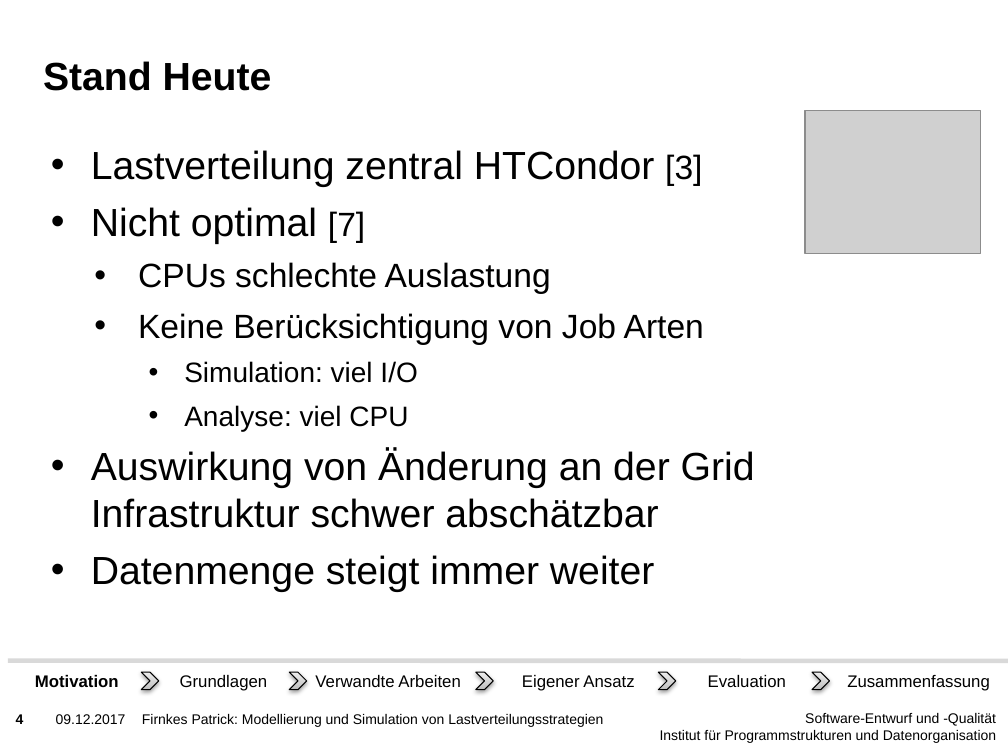
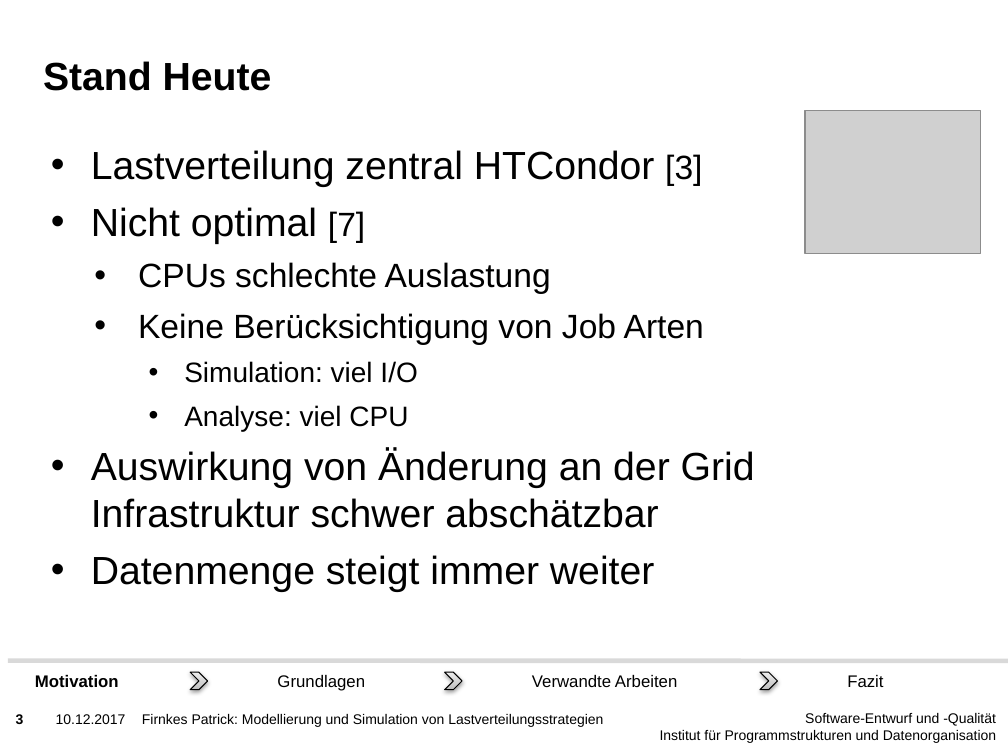
Before and after one commit to PatFirn/wlcg-loadbalancing, a slide deck: slide 3 of presentations/state-of-the-art.pptx (slide 4 before the commit). Drawn at 1008x756 pixels with LibreOffice and Linux fonts; fonts in the diff are those of the drawing; grey boxes stand for pictures; background and template pictures are left out. Boxes give left, top, right and bottom in pixels: in the first picture for what was removed or moved away, otherwise in the second. Text is boxed around its words. In the diff, an @@ line names an element or a change of style, - is before the commit and + after.

```diff
--- a/presentations/state-of-the-art.pptx
+++ b/presentations/state-of-the-art.pptx
@@ chevron: place and size @@
-chevron at box(141, 672, 158, 689)
+chevron at box(191, 672, 208, 689)
@@ text "Grundlagen": place and size @@
-text "Grundlagen" at box(180, 675, 268, 691)
+text "Grundlagen" at box(277, 675, 365, 691)
@@ chevron: place and size @@
-chevron at box(476, 672, 493, 689)
+chevron at box(445, 672, 462, 689)
@@ text "Verwandte Arbeiten": place and size @@
-text "Verwandte Arbeiten" at box(315, 675, 460, 687)
+text "Verwandte Arbeiten" at box(532, 675, 677, 687)
@@ group removed at box(289, 672, 786, 691): 2 texts, 2 chevrons @@
-Evaluation
-Eigener Ansatz
@@ chevron: place and size @@
-chevron at box(812, 672, 830, 689)
+chevron at box(760, 672, 777, 689)
@@ text at box(847, 675, 883, 687): text changed @@
-Zusammenfassung
+Fazit
@@ page number at box(16, 714, 24, 724): text changed @@
-4
+3
@@ text at box(56, 714, 126, 724): text changed @@
-09.12.2017
+10.12.2017
```
Also in this commit, not shown: 17 other slides changed, 1 other file.
